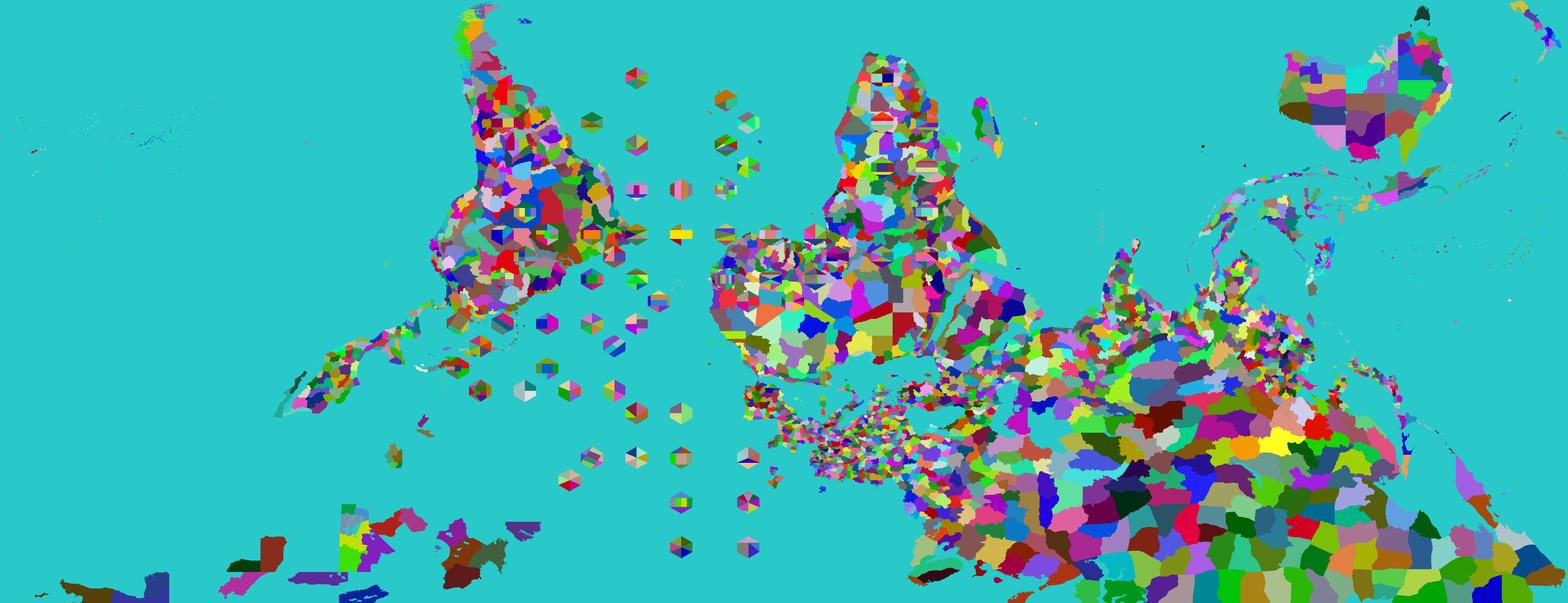
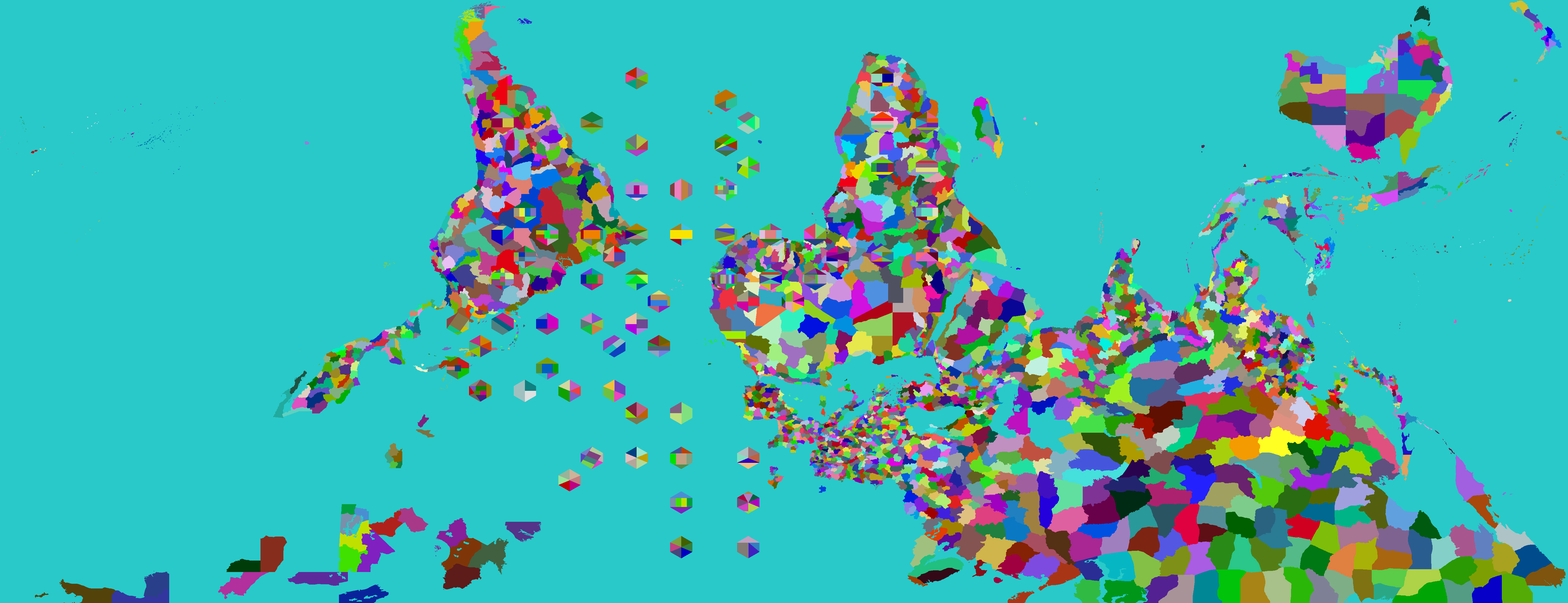
Two versions of the same layered image (1568x603). Layer-by-layer changes:
painted on "Provinces" over 647, 335, 671, 358
